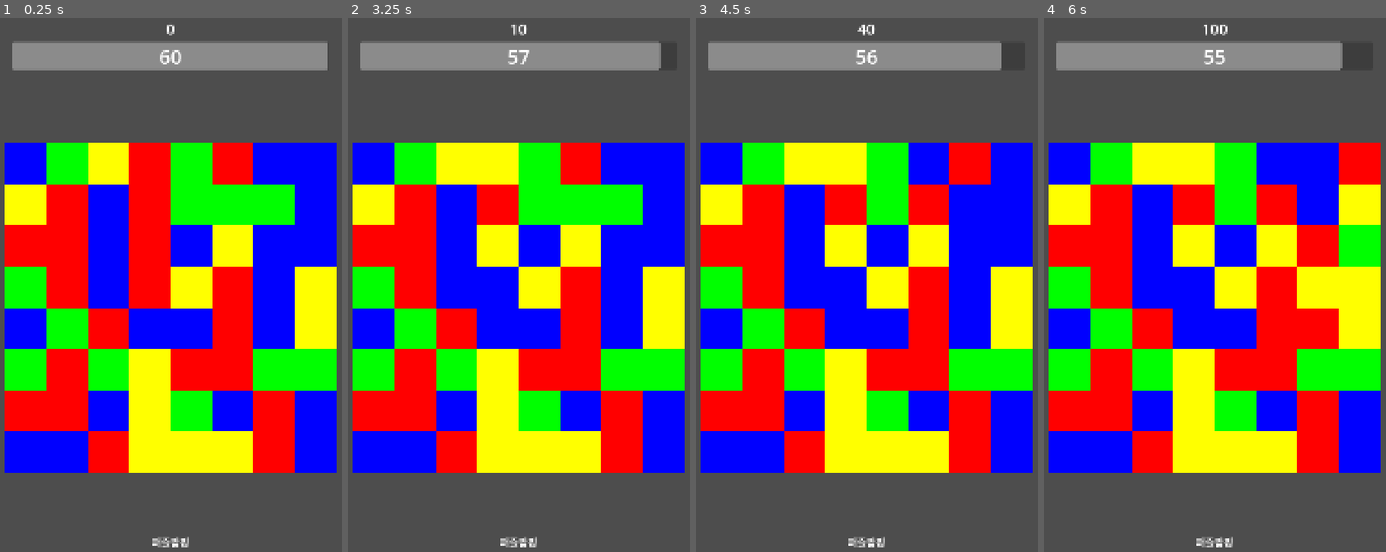
Above: before the commit, frames 1-4 (left to right).
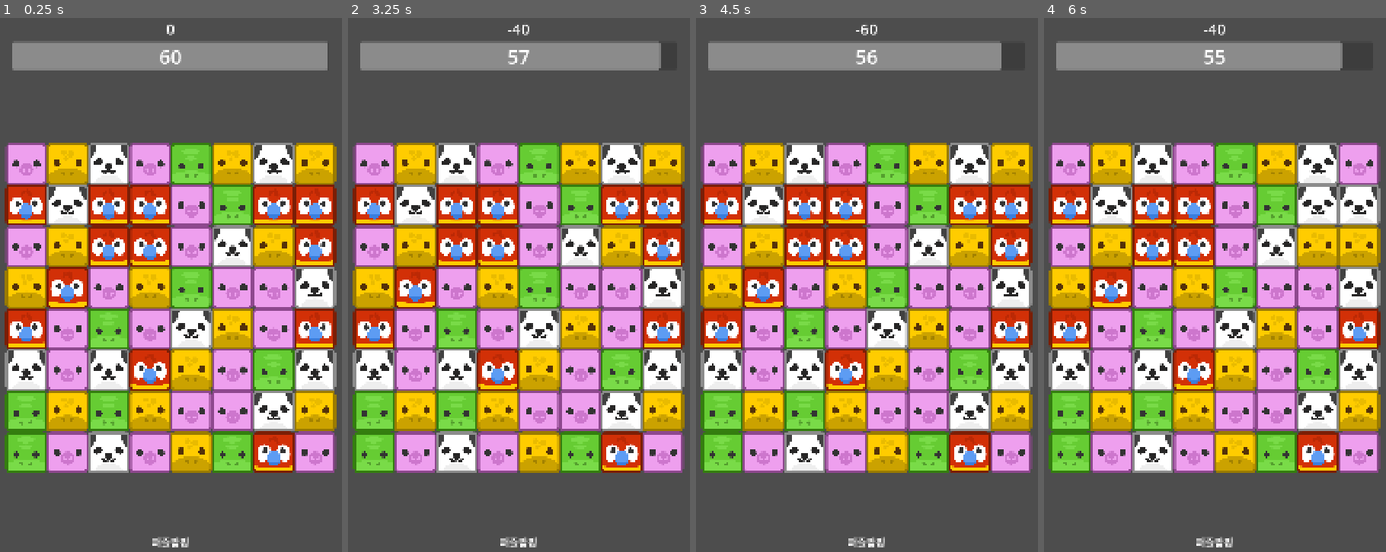
Above: after the commit, the same moments.

Repository: parkh1010/godot-first-project
Game: Godot game, scene res://Main.tscn
Two runs of this game, one before a commit and one after it. Both use one fixed random seed, a clock stepped at 60 frames per second and the inputs below.
Inputs (mouse positions are in pixels of both pictures, inside the frame that each line leads up to):
- Up to frame 1 (0.25 s): no input
- Up to frame 2 (3.25 s): tap Enter at 0.5, 2 s; move the mouse to (375, 162) at 0.52 s; click (375, 162) at 0.67 s; tap Space at 1.25, 2.75 s; move the mouse to (416, 162) at 1.27 s; click (416, 162) at 1.42 s; move the mouse to (457, 162) at 2.02 s; click (457, 162) at 2.17 s; move the mouse to (498, 162) at 2.77 s; click (498, 162) at 2.92 s
- Up to frame 3 (4.5 s): tap Enter at 3.5 s; move the mouse to (887, 162) at 3.52 s; click (887, 162) at 3.67 s; move the mouse to (928, 199) at 4.27 s; click (928, 199) at 4.42 s
- Up to frame 4 (6 s): move the mouse to (1317, 204) at 5.02 s; click (1317, 204) at 5.17 s; move the mouse to (1071, 204) at 5.77 s; click (1071, 204) at 5.92 s

The runs differ from the first frame. In frame 1, 60% of the frame differs, in the area x 1-99%, y 23-86%; in frame 2, 60%; in frame 3, 60%; in frame 4, 60%, in the area x 1-99%, y 1-86%.

Commit message:
색상블록 동물블럭으로 치환중

Diff:
--- a/scenes/Block.tscn
+++ b/scenes/Block.tscn
@@ -10,7 +10,7 @@
 tracks/0/type = "value"
 tracks/0/imported = false
 tracks/0/enabled = true
-tracks/0/path = NodePath("ColorRect:scale")
+tracks/0/path = NodePath("AnimalIcon:scale")
 tracks/0/interp = 1
 tracks/0/loop_wrap = true
 tracks/0/keys = {
@@ -22,7 +22,7 @@
 tracks/1/type = "value"
 tracks/1/imported = false
 tracks/1/enabled = true
-tracks/1/path = NodePath("ColorRect:modulate")
+tracks/1/path = NodePath("AnimalIcon:modulate")
 tracks/1/interp = 1
 tracks/1/loop_wrap = true
 tracks/1/keys = {
@@ -38,7 +38,7 @@
 tracks/0/type = "value"
 tracks/0/imported = false
 tracks/0/enabled = true
-tracks/0/path = NodePath("ColorRect:scale")
+tracks/0/path = NodePath("AnimalIcon:scale")
 tracks/0/interp = 1
 tracks/0/loop_wrap = true
 tracks/0/keys = {
@@ -50,7 +50,7 @@
 tracks/1/type = "value"
 tracks/1/imported = false
 tracks/1/enabled = true
-tracks/1/path = NodePath("ColorRect:modulate")
+tracks/1/path = NodePath("AnimalIcon:modulate")
 tracks/1/interp = 1
 tracks/1/loop_wrap = true
 tracks/1/keys = {
@@ -69,10 +69,12 @@
 [node name="Block" type="Area2D" unique_id=205683765]
 script = ExtResource("1")
 
-[node name="ColorRect" type="ColorRect" parent="." unique_id=393512706]
+[node name="AnimalIcon" type="TextureRect" parent="." unique_id=393512706]
 offset_right = 130.0
 offset_bottom = 130.0
 mouse_filter = 2
+expand_mode = 1
+stretch_mode = 5
 
 [node name="CollisionShape2D" type="CollisionShape2D" parent="." unique_id=1126689134]
 position = Vector2(65, 65)
--- a/scripts/block.gd
+++ b/scripts/block.gd
@@ -2,13 +2,13 @@
 
 signal block_clicked(block)
 
-@export var block_color: Color
+@export var animal_texture: Texture2D
 
 var row: int
 var column: int
 
 func _ready() -> void:
-	$ColorRect.color = block_color
+	$AnimalIcon.texture = animal_texture
 	input_pickable = true
 
 func play_pop_animation() -> void:
--- a/scripts/grid.gd
+++ b/scripts/grid.gd
@@ -3,11 +3,12 @@
 const COLUMNS = 8
 const ROWS = 8
 const CELL_SIZE = 130
-const COLORS = [
-	Color(1, 0, 0),
-	Color(0, 0, 1),
-	Color(0, 1, 0),
-	Color(1, 1, 0),
+const ANIMAL_TEXTURES = [
+	preload("res://assets/animals/panda.png"),
+	preload("res://assets/animals/parrot.png"),
+	preload("res://assets/animals/pig.png"),
+	preload("res://assets/animals/snake.png"),
+	preload("res://assets/animals/giraffe.png"),
 ]
 
 var grid_data = []
@@ -45,7 +46,7 @@
 	for row in range(ROWS):
 		var row_data = []
 		for column in range(COLUMNS):
-			row_data.append(randi() % COLORS.size())
+			row_data.append(randi() % ANIMAL_TEXTURES.size())
 		grid_data.append(row_data)
 
 func _spawn_blocks() -> void:
@@ -55,7 +56,7 @@
 		for column in range(COLUMNS):
 			var color_index = grid_data[row][column]
 			var block = BlockScene.instantiate()
-			block.block_color = COLORS[color_index]
+			block.animal_texture = ANIMAL_TEXTURES[color_index]
 			block.position = Vector2(column * CELL_SIZE, row * CELL_SIZE)
 			block.row = row
 			block.column = column
@@ -136,11 +137,11 @@
 			if grid_data[row][column] != -1:
 				continue
 
-			var color_index = randi() % COLORS.size()
+			var color_index = randi() % ANIMAL_TEXTURES.size()
 			grid_data[row][column] = color_index
 
 			var block = BlockScene.instantiate()
-			block.block_color = COLORS[color_index]
+			block.animal_texture = ANIMAL_TEXTURES[color_index]
 			block.position = Vector2(column * CELL_SIZE, row * CELL_SIZE)
 			block.row = row
 			block.column = column
Binary file added: assets/animals/giraffe.png
Not shown, added: assets/animals/giraffe.png.import
Binary file added: assets/animals/panda.png
Not shown, added: assets/animals/panda.png.import
Binary file added: assets/animals/parrot.png
Not shown, added: assets/animals/parrot.png.import
Binary file added: assets/animals/pig.png
Not shown, added: assets/animals/pig.png.import
Binary file added: assets/animals/snake.png
Not shown, added: assets/animals/snake.png.import
